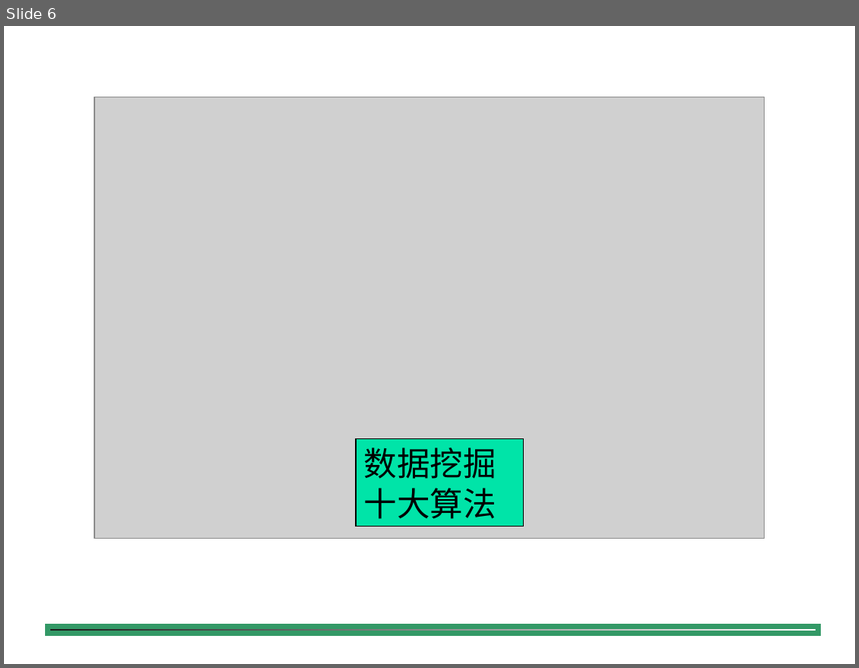
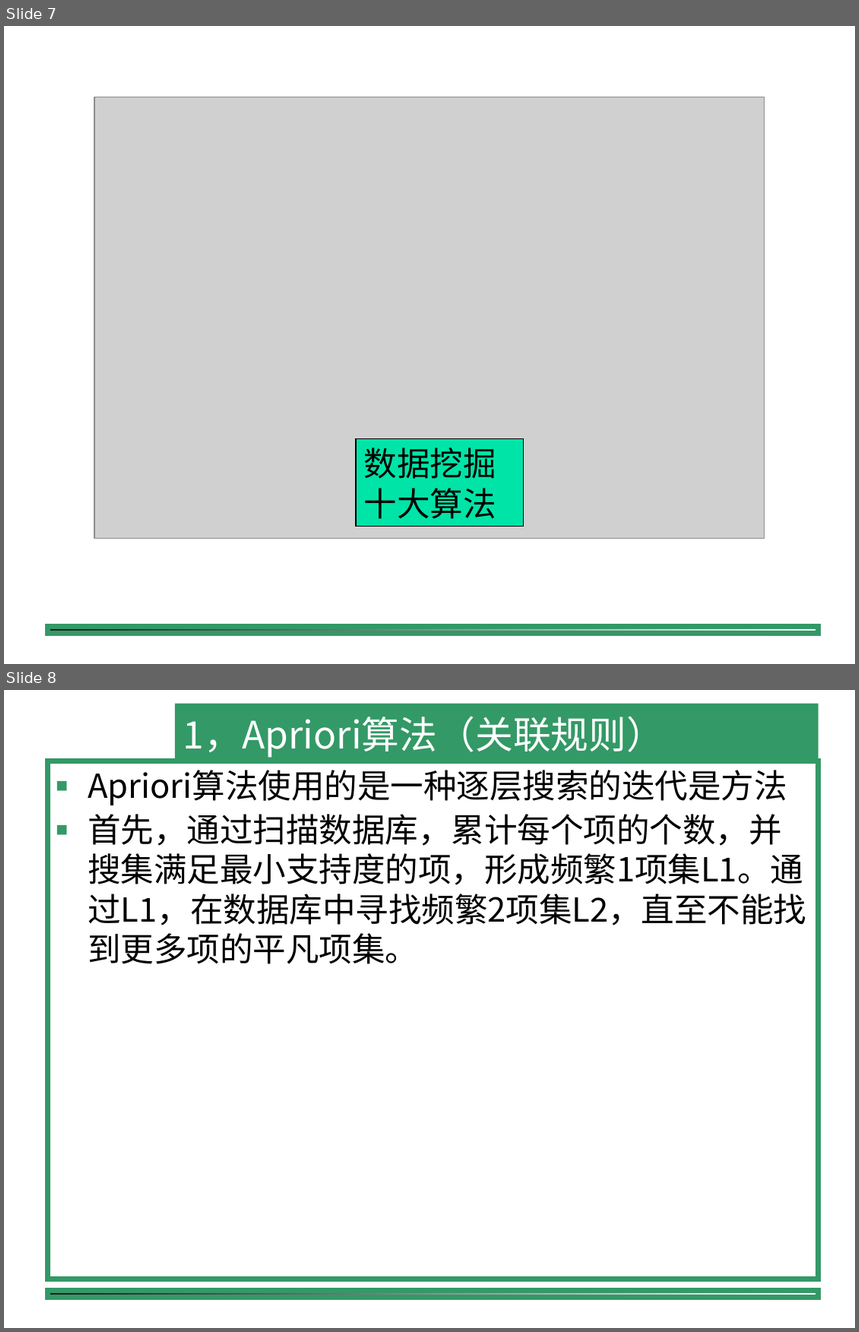
Before and after one commit to shfkuang/shfkuang.github.io, a slide deck: dm2019/fuxi.ppt. Shown one above the other, each under a label of ours: slide 6 before the commit, slides 7 and 8 after it. The pictures are 859x668 and 859x1332 pixels, drawn with LibreOffice and Linux fonts; fonts in the diff are those of the drawing; grey boxes stand for pictures; background and template pictures are left out. Boxes give left, top, right and bottom in pixels: in the first picture for what was removed or moved away, otherwise in the second. Text is boxed around its words. In the diff, an @@ line names an element or a change of style, - is before the commit and + after.

```diff
--- a/dm2019/fuxi.ppt
+++ b/dm2019/fuxi.ppt
@@ slide 8 added at box(4, 690, 855, 1328), background #FFFFFF; not listed: 1 template element that a slide beside it also shows @@
@@ title added at box(175, 704, 819, 761), fill #339966, 32 pt, text #FFFFFF @@
+1，Apriori算法（关联规则）
@@ rectangle added at box(47, 761, 819, 1280), outline #339966 4.51 pt, 28 pt, text #000000 @@
+■ Apriori算法使用的是一种逐层搜索的迭代是方法
+■ 首先，通过扫描数据库，累计每个项的个数，并搜集满足最小支持度的项，形成频繁1项集L1。通过L1，在数据库中寻找频繁2项集L2，直至不能找到更多项的平凡项集。
@@ what was slide 6 is now slide 7 @@
```
Also in this commit, not shown: 2 slides changed, 41 other slides added, 4 other files.
